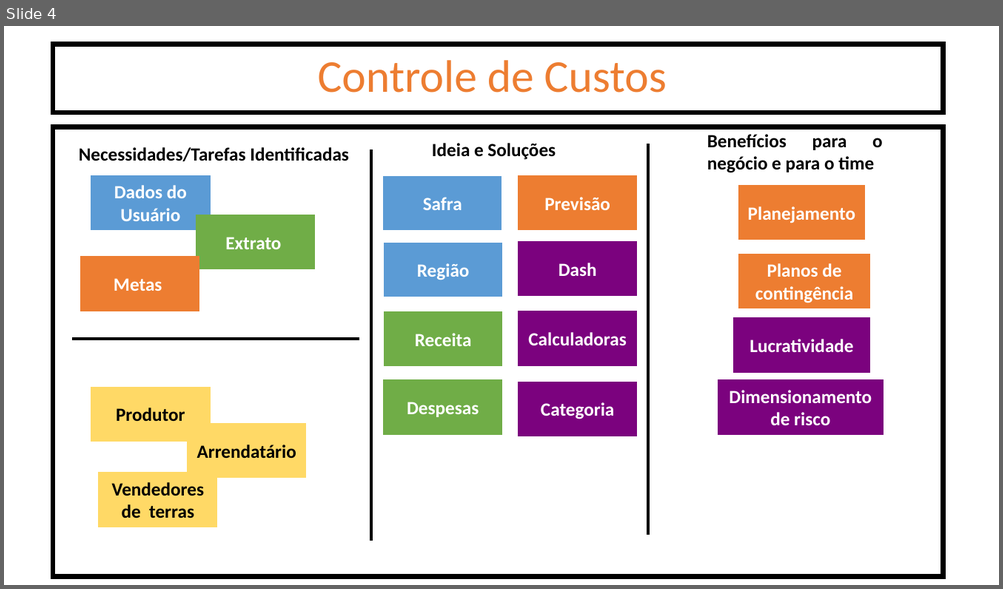
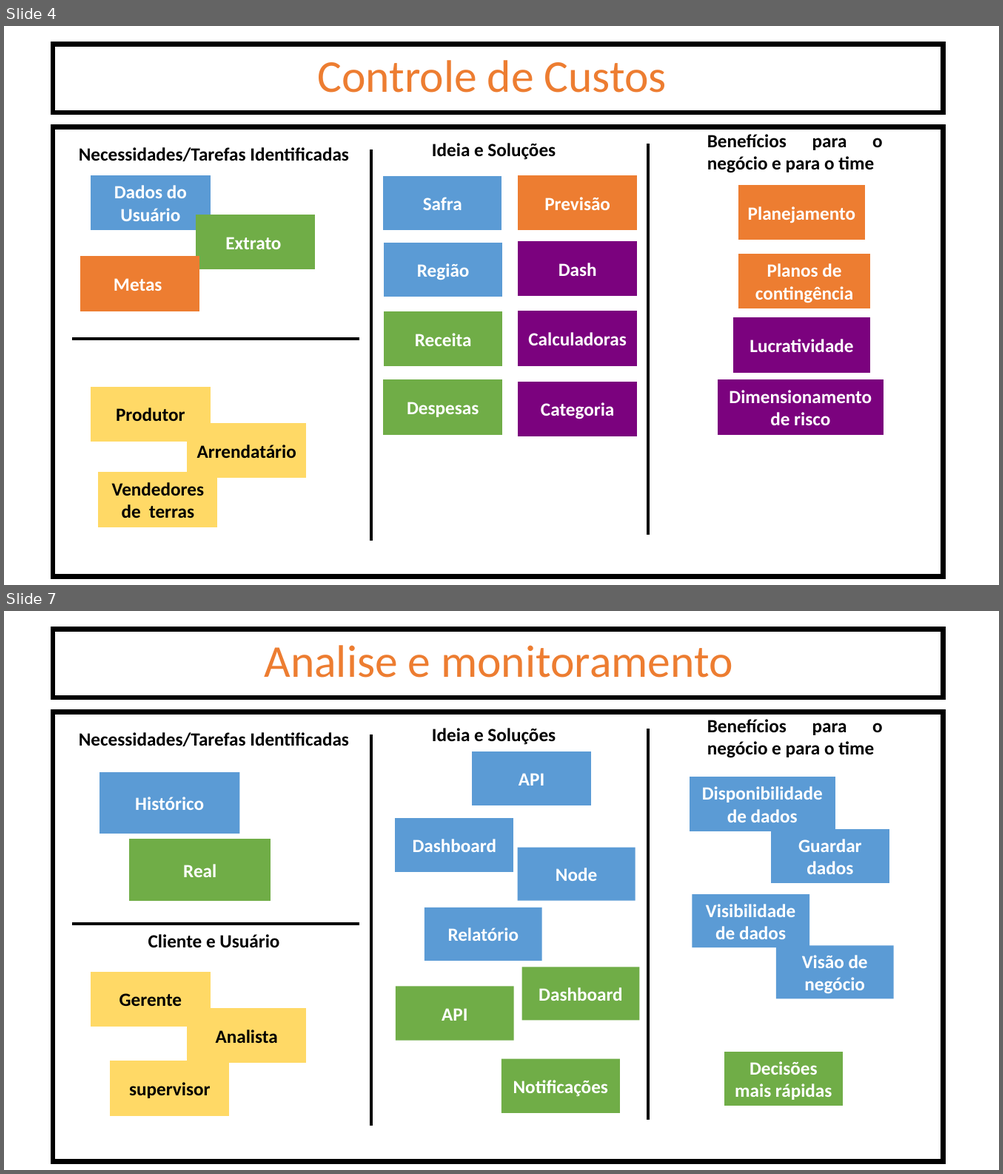
Before and after one commit to bandtec-grupoteste-2020-2/grupo-05-ccoa-20201, a slide deck: Projeto SIX MIND/Documentação/Lean UX Canva.pptx. Shown one above the other, each under a label of ours: slide 4 before the commit, slides 4 and 7 after it; the slides between them are not shown. The pictures are 1003x589 and 1003x1174 pixels, drawn with LibreOffice and Linux fonts; fonts in the diff are those of the drawing. Boxes give left, top, right and bottom in pixels: in the first picture for what was removed or moved away, otherwise in the second. Text is boxed around its words. In the diff, an @@ line names an element or a change of style, - is before the commit and + after.

Commit message:
mudança para revisão do lean ux

```diff
--- a/Projeto SIX MIND/Documentação/Lean UX Canva.pptx
+++ b/Projeto SIX MIND/Documentação/Lean UX Canva.pptx
@@ slide 7 added at (x1=4, y1=611, x2=999, y2=1170), background #FFFFFF @@
@@ text added at (x1=264, y1=645, x2=732, y2=678), 44 pt, text #ED7D31 @@
+Analise e monitoramento
@@ group added at (x1=54, y1=629, x2=943, y2=1162): 3 lines, 3 texts, 2 rectangles @@
+Necessidades/Tarefas Identificadas
+Ideia e Soluções
+Benefícios para o negócio e para o time
@@ rectangle added at (x1=472, y1=752, x2=590, y2=805), fill #5B9BD5, outline #5B9BD5 1 pt, 18 pt, text #FFFFFF, bold @@
+API
@@ rectangle added at (x1=99, y1=772, x2=240, y2=833), fill #5B9BD5, 18 pt, text #FFFFFF, bold @@
+Histórico
@@ rectangle added at (x1=690, y1=777, x2=834, y2=830), fill #5B9BD5, outline #5B9BD5 1 pt, 18 pt, text #FFFFFF, bold @@
+Disponibilidade de dados
@@ rectangle added at (x1=395, y1=819, x2=514, y2=872), fill #5B9BD5, outline #5B9BD5 1 pt, 18 pt, text #FFFFFF, bold @@
+Dashboard
@@ rectangle added at (x1=771, y1=829, x2=889, y2=883), fill #5B9BD5, outline #5B9BD5 1 pt, 18 pt, text #FFFFFF, bold @@
+Guardar dados
@@ rectangle added at (x1=130, y1=840, x2=270, y2=900), fill #70AD47, outline #70AD47 1 pt, 18 pt, text #FFFFFF, bold @@
+Real
@@ rectangle added at (x1=518, y1=848, x2=635, y2=900), fill #5B9BD5, 18 pt, text #FFFFFF, bold @@
+Node
@@ rectangle added at (x1=692, y1=894, x2=810, y2=948), fill #5B9BD5, 18 pt, text #FFFFFF, bold @@
+Visibilidade de dados
@@ rectangle added at (x1=424, y1=908, x2=542, y2=961), fill #5B9BD5, 18 pt, text #FFFFFF, bold @@
+Relatório
@@ text added at (x1=148, y1=934, x2=279, y2=948), 18 pt, text #000000, bold @@
+Cliente e Usuário
@@ rectangle added at (x1=777, y1=946, x2=894, y2=999), fill #5B9BD5, 18 pt, text #FFFFFF, bold @@
+Visão de negócio
@@ rectangle added at (x1=91, y1=972, x2=210, y2=1027), fill #FFD966, outline #FFD966 1 pt, 18 pt, text #000000, bold @@
+Gerente
@@ rectangle added at (x1=395, y1=986, x2=515, y2=1041), fill #70AD47, 18 pt, text #FFFFFF, bold @@
+API
@@ rectangle added at (x1=522, y1=968, x2=640, y2=1021), fill #70AD47, 18 pt, text #FFFFFF, bold @@
+Dashboard
@@ rectangle added at (x1=188, y1=1008, x2=306, y2=1063), fill #FFD966, outline #FFD966 1 pt, 18 pt, text #000000, bold @@
+Analista
@@ rectangle added at (x1=725, y1=1053, x2=842, y2=1105), fill #70AD47, outline #70AD47 1 pt, 18 pt, text #FFFFFF, bold @@
+Decisões mais rápidas
@@ rectangle added at (x1=111, y1=1062, x2=229, y2=1116), fill #FFD966, outline #FFD966 1 pt, 18 pt, text #000000, bold @@
+supervisor
@@ rectangle added at (x1=502, y1=1059, x2=620, y2=1114), fill #70AD47, 18 pt, text #FFFFFF, bold @@
+Notificações
```
Also in this commit, not shown: 3 other slides added.
